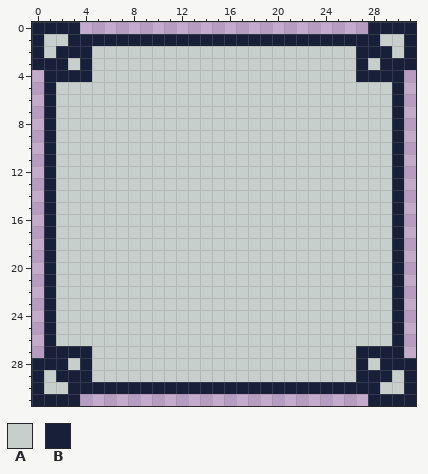
File history of a pixel-art file, assets/img/panel.aseprite. This is how it looked before the edit.
32x32 pixels, 1 frame.
Palette (. is transparent): A #c7cfcc  B #172038
Pixels before, first column x 0:
 0 BBBB........................BBBB
 1 BAABBBBBBBBBBBBBBBBBBBBBBBBBBAAB
 2 BABBBAAAAAAAAAAAAAAAAAAAAAABBBAB
 3 BBBABAAAAAAAAAAAAAAAAAAAAAABABBB
 4 .BBBBAAAAAAAAAAAAAAAAAAAAAABBBB.
 5 .BAAAAAAAAAAAAAAAAAAAAAAAAAAAAB.
 6 .BAAAAAAAAAAAAAAAAAAAAAAAAAAAAB.
 7 .BAAAAAAAAAAAAAAAAAAAAAAAAAAAAB.
 8 .BAAAAAAAAAAAAAAAAAAAAAAAAAAAAB.
 9 .BAAAAAAAAAAAAAAAAAAAAAAAAAAAAB.
10 .BAAAAAAAAAAAAAAAAAAAAAAAAAAAAB.
11 .BAAAAAAAAAAAAAAAAAAAAAAAAAAAAB.
12 .BAAAAAAAAAAAAAAAAAAAAAAAAAAAAB.
13 .BAAAAAAAAAAAAAAAAAAAAAAAAAAAAB.
14 .BAAAAAAAAAAAAAAAAAAAAAAAAAAAAB.
15 .BAAAAAAAAAAAAAAAAAAAAAAAAAAAAB.
16 .BAAAAAAAAAAAAAAAAAAAAAAAAAAAAB.
17 .BAAAAAAAAAAAAAAAAAAAAAAAAAAAAB.
18 .BAAAAAAAAAAAAAAAAAAAAAAAAAAAAB.
19 .BAAAAAAAAAAAAAAAAAAAAAAAAAAAAB.
20 .BAAAAAAAAAAAAAAAAAAAAAAAAAAAAB.
21 .BAAAAAAAAAAAAAAAAAAAAAAAAAAAAB.
22 .BAAAAAAAAAAAAAAAAAAAAAAAAAAAAB.
23 .BAAAAAAAAAAAAAAAAAAAAAAAAAAAAB.
24 .BAAAAAAAAAAAAAAAAAAAAAAAAAAAAB.
25 .BAAAAAAAAAAAAAAAAAAAAAAAAAAAAB.
26 .BAAAAAAAAAAAAAAAAAAAAAAAAAAAAB.
27 .BBBBAAAAAAAAAAAAAAAAAAAAAABBBB.
28 BBBABAAAAAAAAAAAAAAAAAAAAAABABBB
29 BABBBAAAAAAAAAAAAAAAAAAAAAABBBAB
30 BAABBBBBBBBBBBBBBBBBBBBBBBBBBAAB
31 BBBB........................BBBB
Once edited:
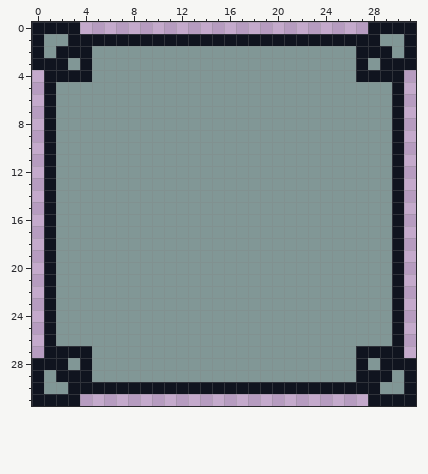
From old to new:
Colour A changes from #c7cfcc to #819796.
Colour B changes from #172038 to #10141f.
Where, in picture pixels (left, top, right, bottom), the same in both pictures:
changed: (32, 22, 416, 406)
